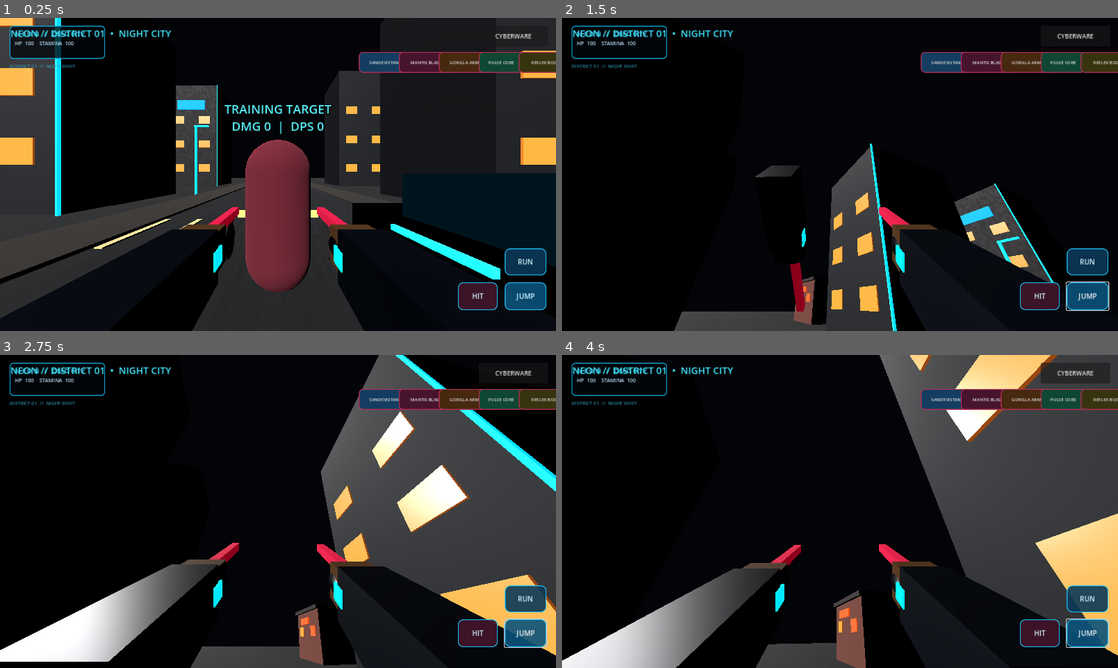
Above: before the commit, frames 1-4 (two rows, left to right).
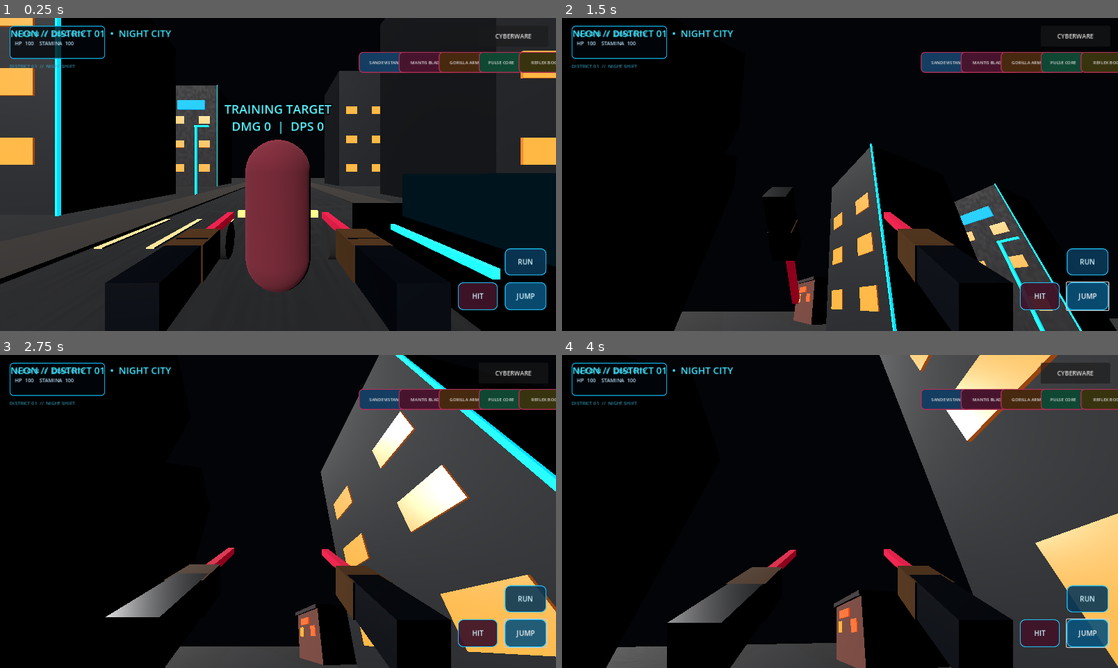
Above: after the commit, the same moments.

Repository: sylph564/neon-dead-city
Game: Godot game, scene res://scenes/district01.tscn
Same seed, same stepped clock (60 frames per second), same inputs: the game is played once before the commit and once after it.
Inputs (mouse positions are in pixels of both pictures, inside the frame that each line leads up to):
- Up to frame 1 (0.25 s): no input
- Up to frame 2 (1.5 s): click "JUMP" at 0.5 s; tap Enter at 1.25 s; move the mouse to (867, 174) at 1.27 s; hold W from 1.28 s (still down); tap F at 1.35 s
- Up to frame 3 (2.75 s): keep holding W; tap Space at 1.52, 2.27 s; move the mouse to (250, 511) at 2.02 s; tap Shift at 2.1 s
- Up to frame 4 (4 s): keep holding W; move the mouse to (851, 505) at 2.77 s; tap F at 2.85 s; move the mouse to (834, 517) at 3.52 s; tap Shift at 3.6 s; tap Space at 3.77 s

The runs differ from the first frame. In frame 1, 6.3% of the frame differs, in the area x 0-87%, y 60-100%; in frame 2, 3.2%; in frame 3, 9.1%, in the area x 0-100%, y 60-100%; in frame 4, 8.7%.
Error in both runs: Invalid access to property or key '<null>' on a base object of type 'Dictionary'. (res://scripts/cyberware.gd:273)

Commit message:
Correct first-person arm proportions and placement

Diff:
--- a/scripts/player.gd
+++ b/scripts/player.gd
@@ -76,8 +76,8 @@
     var glove_mat := _make_material(Color(0.012, 0.018, 0.028), 0.25, 0.3)
     var trim_mat := _make_material(Color(0.02, 0.65, 0.95), 0.25, 0.3, true)
 
-    left_arm_pivot = _build_arm(arms_root, "LeftArm", Vector3(-0.34, -0.31, -0.62), sleeve_mat, glove_mat, trim_mat)
-    right_arm_pivot = _build_arm(arms_root, "RightArm", Vector3(0.34, -0.31, -0.62), sleeve_mat, glove_mat, trim_mat)
+    left_arm_pivot = _build_arm(arms_root, "LeftArm", Vector3(-0.43, -0.39, -0.82), sleeve_mat, glove_mat, trim_mat)
+    right_arm_pivot = _build_arm(arms_root, "RightArm", Vector3(0.43, -0.39, -0.82), sleeve_mat, glove_mat, trim_mat)
 
 func _build_arm(parent: Node3D, arm_name: String, arm_position: Vector3, sleeve_mat: Material, glove_mat: Material, trim_mat: Material) -> Node3D:
     var pivot := Node3D.new()
@@ -87,28 +87,28 @@
 
     var sleeve := MeshInstance3D.new()
     var sleeve_mesh := BoxMesh.new()
-    sleeve_mesh.size = Vector3(0.19, 0.22, 0.48)
+    sleeve_mesh.size = Vector3(0.16, 0.17, 0.38)
     sleeve.mesh = sleeve_mesh
     sleeve.material_override = sleeve_mat
-    sleeve.position = Vector3(0.0, -0.025, 0.12)
+    sleeve.position = Vector3(0.0, -0.015, 0.10)
     pivot.add_child(sleeve)
 
     var cuff := MeshInstance3D.new()
     var cuff_mesh := BoxMesh.new()
-    cuff_mesh.size = Vector3(0.205, 0.07, 0.09)
+    cuff_mesh.size = Vector3(0.17, 0.055, 0.07)
     cuff.mesh = cuff_mesh
     cuff.material_override = trim_mat
-    cuff.position = Vector3(0.0, -0.025, -0.105)
+    cuff.position = Vector3(0.0, -0.015, -0.075)
     pivot.add_child(cuff)
 
     var fist := MeshInstance3D.new()
     var fist_mesh := SphereMesh.new()
-    fist_mesh.radius = 0.105
-    fist_mesh.height = 0.19
+    fist_mesh.radius = 0.085
+    fist_mesh.height = 0.16
     fist.mesh = fist_mesh
     fist.material_override = glove_mat
-    fist.position = Vector3(0.0, -0.015, -0.19)
-    fist.scale = Vector3(1.0, 0.82, 1.25)
+    fist.position = Vector3(0.0, -0.005, -0.16)
+    fist.scale = Vector3(1.0, 0.82, 1.15)
     pivot.add_child(fist)
     return pivot
 
@@ -297,14 +297,14 @@
         var t := 1.0 - punch_time / 0.34
         var windup := 1.0 - smoothstep(0.0, 0.22, t)
         var thrust := smoothstep(0.12, 0.42, t) * (1.0 - smoothstep(0.52, 1.0, t))
-        var base_x := -0.34 if active_attack_arm == left_arm_pivot else 0.34
+        var base_x := -0.43 if active_attack_arm == left_arm_pivot else 0.43
         active_attack_arm.rotation = Vector3(-0.22 + windup * 0.35 - thrust * 1.05, -0.08 if base_x < 0.0 else 0.08, 0.04)
-        active_attack_arm.position = Vector3(base_x, -0.31 - windup * 0.07, -0.62 - thrust * 0.58)
+        active_attack_arm.position = Vector3(base_x, -0.39 - windup * 0.07, -0.82 - thrust * 0.58)
     else:
         right_arm_pivot.rotation = right_arm_pivot.rotation.lerp(Vector3.ZERO, delta * 16.0)
-        right_arm_pivot.position = right_arm_pivot.position.lerp(Vector3(0.34, -0.31, -0.62), delta * 16.0)
+        right_arm_pivot.position = right_arm_pivot.position.lerp(Vector3(0.43, -0.39, -0.82), delta * 16.0)
         left_arm_pivot.rotation = left_arm_pivot.rotation.lerp(Vector3.ZERO, delta * 16.0)
-        left_arm_pivot.position = left_arm_pivot.position.lerp(Vector3(-0.34, -0.31 + sin(bob_time) * 0.012, -0.62), delta * 16.0)
+        left_arm_pivot.position = left_arm_pivot.position.lerp(Vector3(-0.43, -0.39 + sin(bob_time) * 0.012, -0.82), delta * 16.0)
         active_attack_arm = null
 
     if running and horizontal_speed > 0.25:
